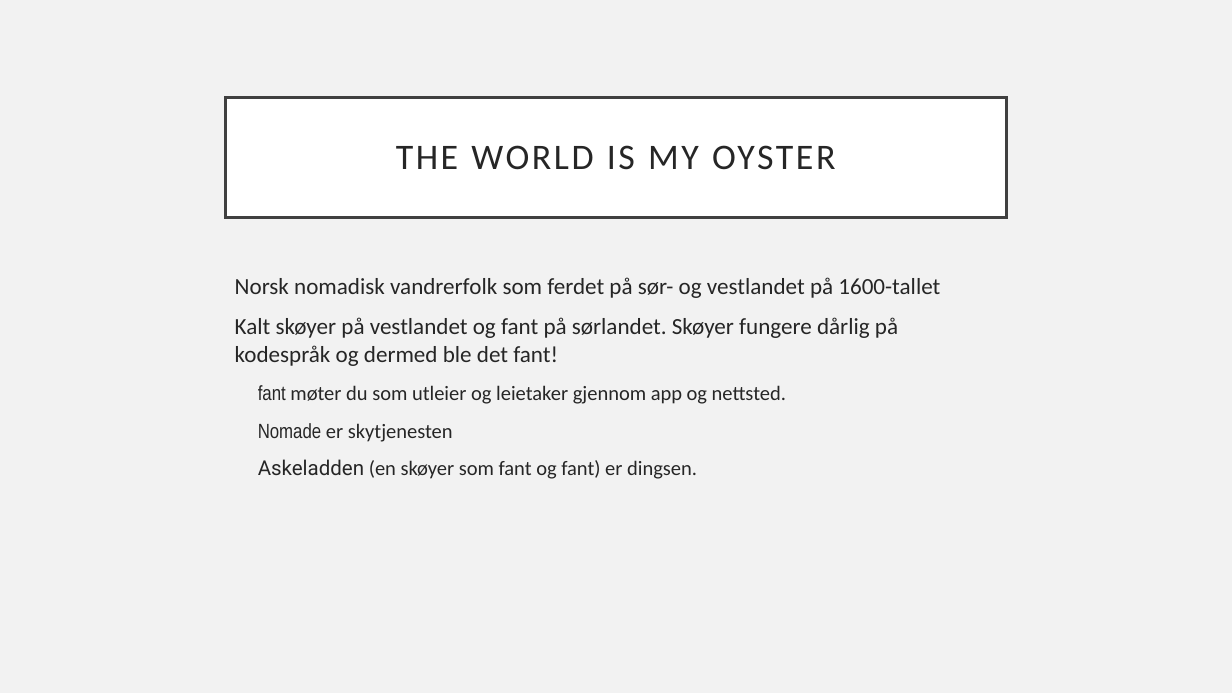
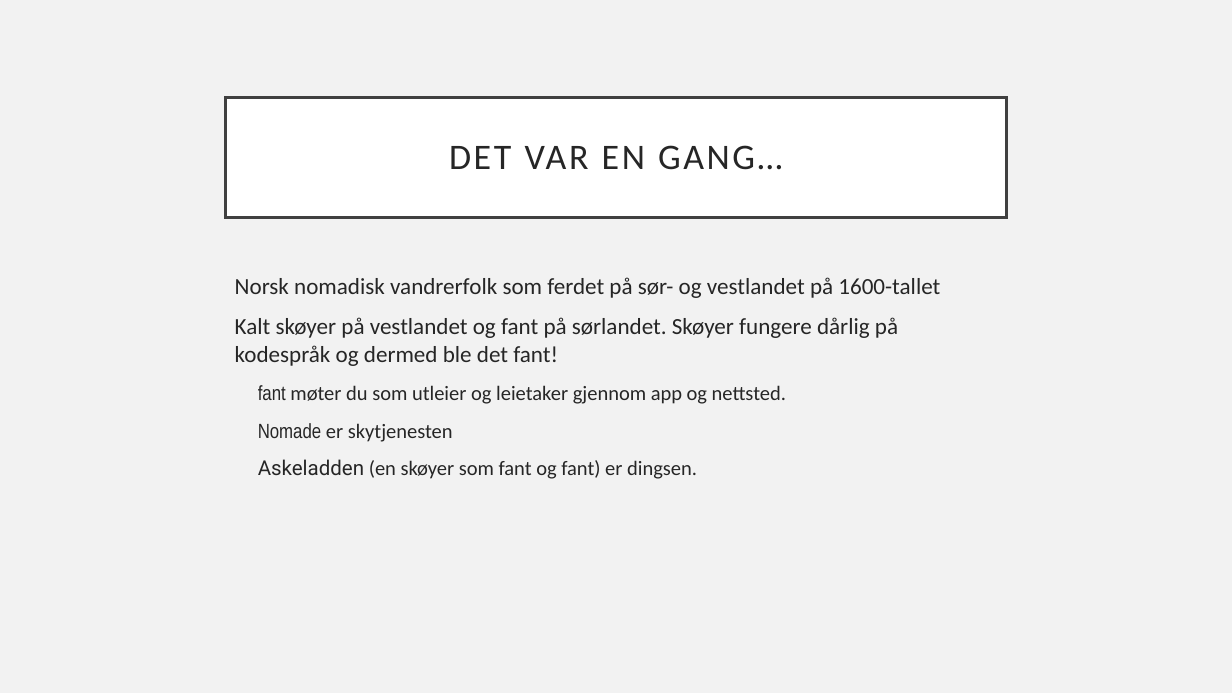
Before and after one commit to knowit/fant, a slide deck: slide 2 of doc/konsept/Fant-.pptx. Drawn at 1232x693 pixels with LibreOffice and Linux fonts; fonts in the diff are those of the drawing. Boxes give left, top, right and bottom in pixels: in the first picture for what was removed or moved away, otherwise in the second. Text is boxed around its words. In the diff, an @@ line names an element or a change of style, - is before the commit and + after.

```diff
--- a/doc/konsept/Fant-.pptx
+++ b/doc/konsept/Fant-.pptx
@@ title at bbox=[449, 145, 782, 170]: text changed @@
-THE WORLD IS MY OYSTER
+DET VAR EN GANG…
```
Also in this commit, not shown: 8 slides added.
